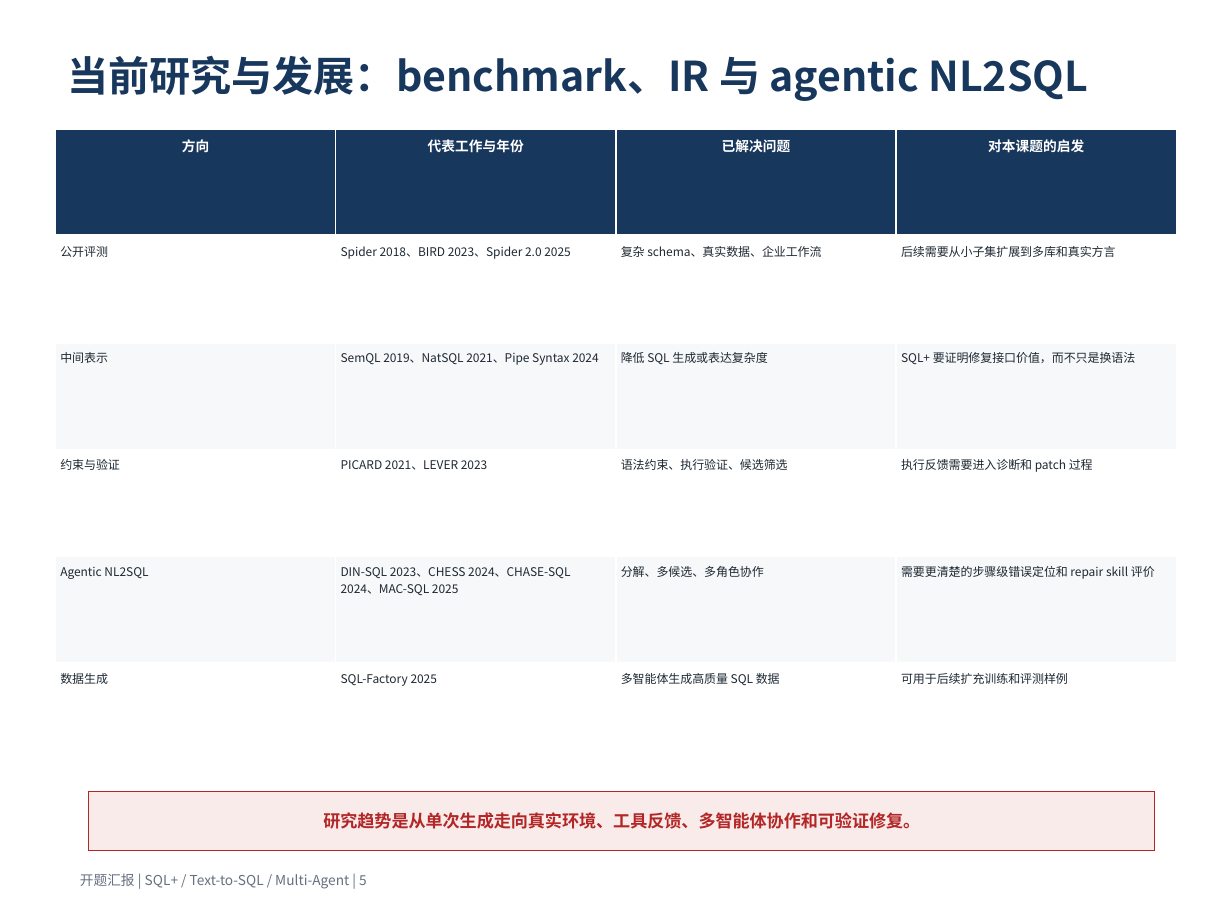
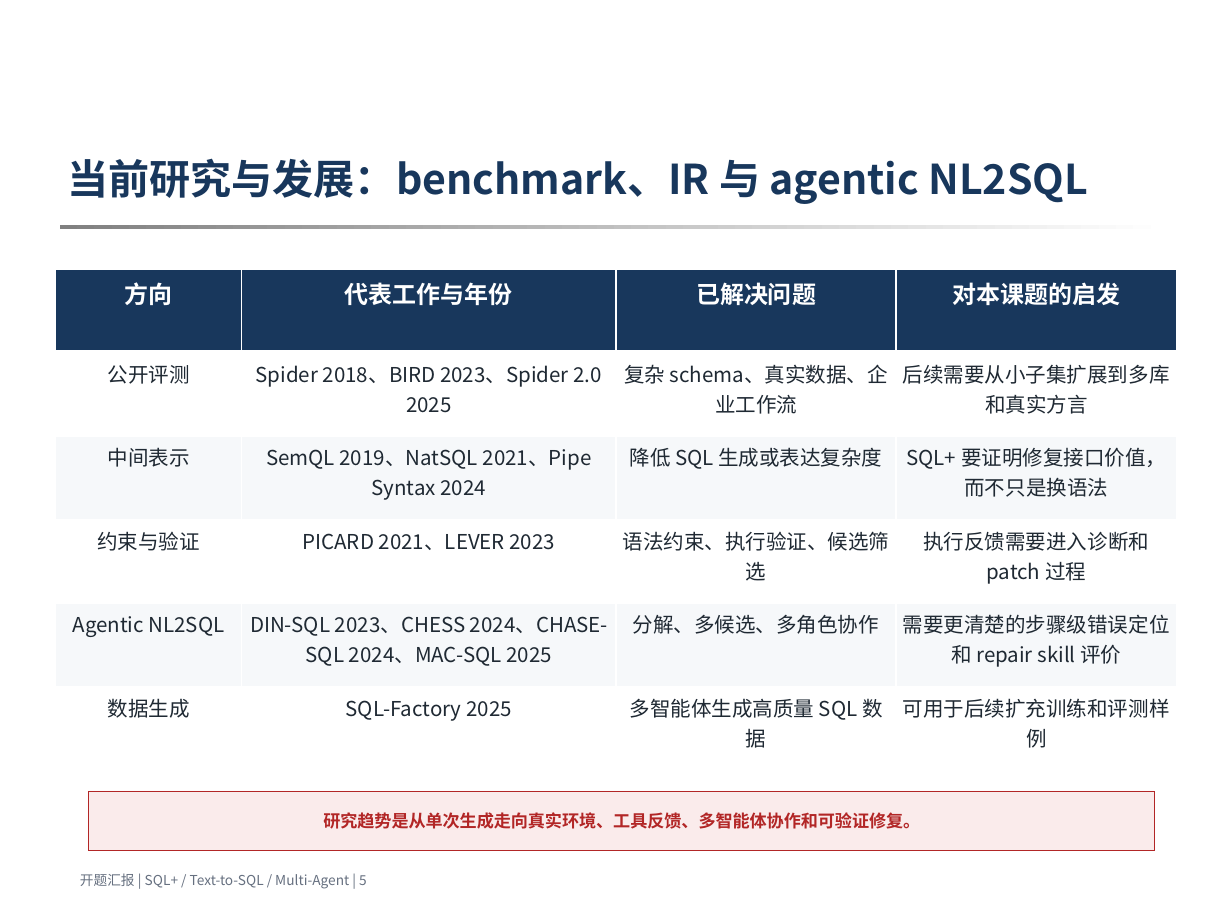
Before and after one commit to 3444374/nl2sql, a slide deck: slide 5 of docs/opening/opening_ppt_template_version_v4.pptx. Drawn at 1232x924 pixels with LibreOffice and Linux fonts; fonts in the diff are those of the drawing; background and template pictures are left out. Boxes give left, top, right and bottom in pixels: in the first picture for what was removed or moved away, otherwise in the second. Text is boxed around its words. In the diff, an @@ line names an element or a change of style, - is before the commit and + after.

```diff
--- a/docs/opening/opening_ppt_template_version_v4.pptx
+++ b/docs/opening/opening_ppt_template_version_v4.pptx
@@ text "当前研究与发展：benchmark、IR 与 agentic NL2SQL": place and size @@
-text "当前研究与发展：benchmark、IR 与 agentic NL2SQL" at [68,55,1088,101]
+text "当前研究与发展：benchmark、IR 与 agentic NL2SQL" at [68,158,1088,204]
@@ table at [55,269,1175,770] @@
@@ size 8 to 14 pt in "方向", "代表工作与年份", "已解决问题", "对本课题的启发" @@
@@ size 7 to 12 pt @@
@@ alignment left to centre @@
@@ table: place and size @@
-table at [55,129,1174,770]
+table at [55,269,1175,770]
```
Also in this commit, not shown: 20 other slides changed, 4 slides added, 4 slides removed, 36 other files.
